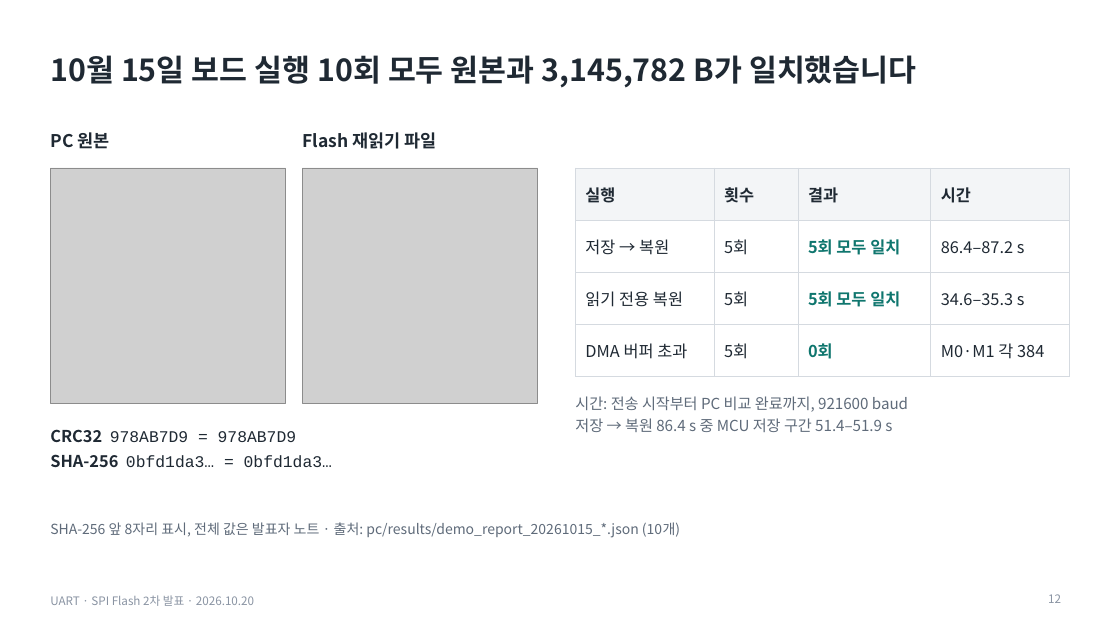
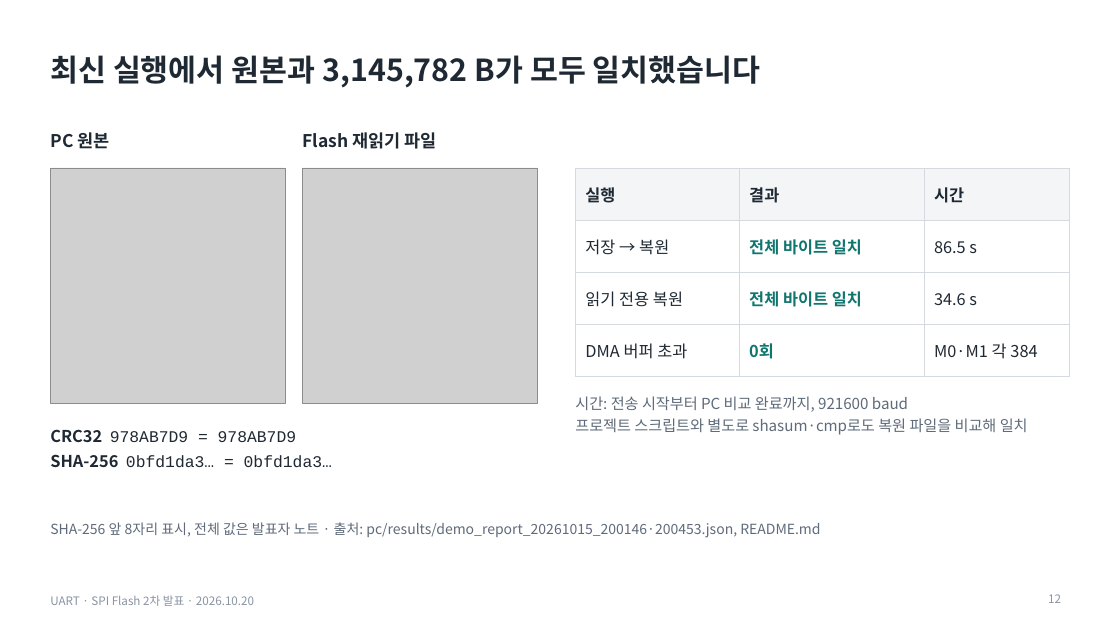
Before and after one commit to dazement/STM32-BMP-file-store-in-Flash-memory, a slide deck: slide 12 of presentation_oct20/output/UART_SPIFlash_2차발표_1020_코드검증.pptx. Drawn at 1120x630 pixels with LibreOffice and Linux fonts; fonts in the diff are those of the drawing; grey boxes stand for pictures. Boxes give left, top, right and bottom in pixels: in the first picture for what was removed or moved away, otherwise in the second. Text is boxed around its words. In the diff, an @@ line names an element or a change of style, - is before the commit and + after.

```diff
--- a/presentation_oct20/output/UART_SPIFlash_2차발표_1020_코드검증.pptx
+++ b/presentation_oct20/output/UART_SPIFlash_2차발표_1020_코드검증.pptx
@@ title at (x1=50, y1=55, x2=760, y2=88): text changed @@
-10월 15일 보드 실행 10회 모두 원본과 3,145,782 B가 일치했습니다
+최신 실행에서 원본과 3,145,782 B가 모두 일치했습니다
@@ table at (x1=576, y1=168, x2=1070, y2=363) @@
-column 2: 횟수 | 5회 | 5회 | 5회
-column 3: 결과 | 5회 모두 일치 | 5회 모두 일치 | 0회
-column 4: 시간 | 86.4–87.2 s | 34.6–35.3 s | M0·M1 각 384
+column 2: 결과 | 전체 바이트 일치 | 전체 바이트 일치 | 0회
+column 3: 시간 | 86.5 s | 34.6 s | M0·M1 각 384
@@ text at (x1=575, y1=418, x2=1028, y2=435): text changed @@
-저장 → 복원 86.4 s 중 MCU 저장 구간 51.4–51.9 s
+프로젝트 스크립트와 별도로 shasum·cmp로도 복원 파일을 비교해 일치
@@ text at (x1=50, y1=522, x2=820, y2=538): text changed @@
-SHA-256 앞 8자리 표시, 전체 값은 발표자 노트 · 출처: pc/results/demo_report_20261015_*.json (10개)
+SHA-256 앞 8자리 표시, 전체 값은 발표자 노트 · 출처: pc/results/demo_report_20261015_200146·200453.json, README.md
```
Also in this commit, not shown: 6 other slides changed, 2 slides removed, 1 other file.
